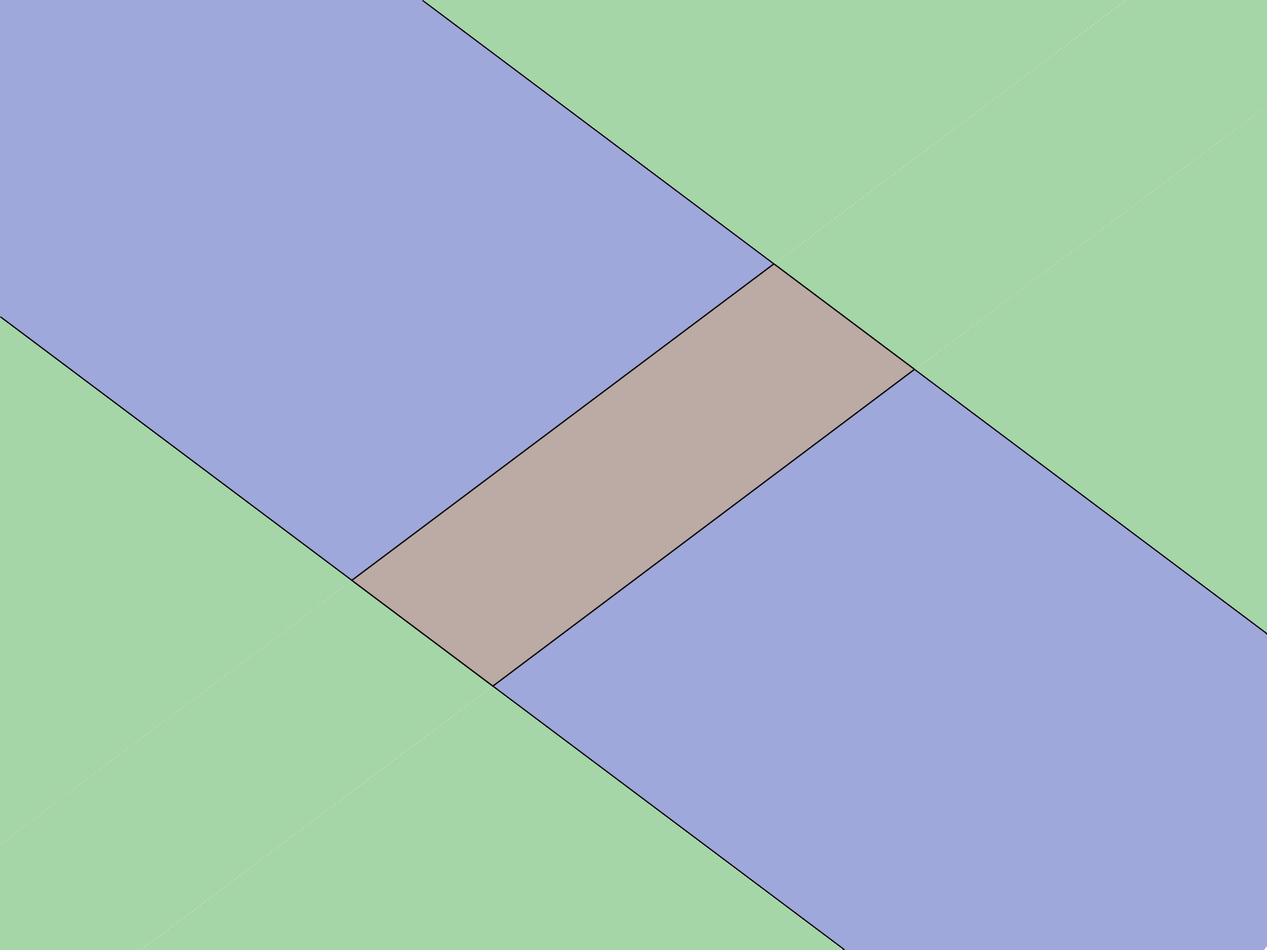
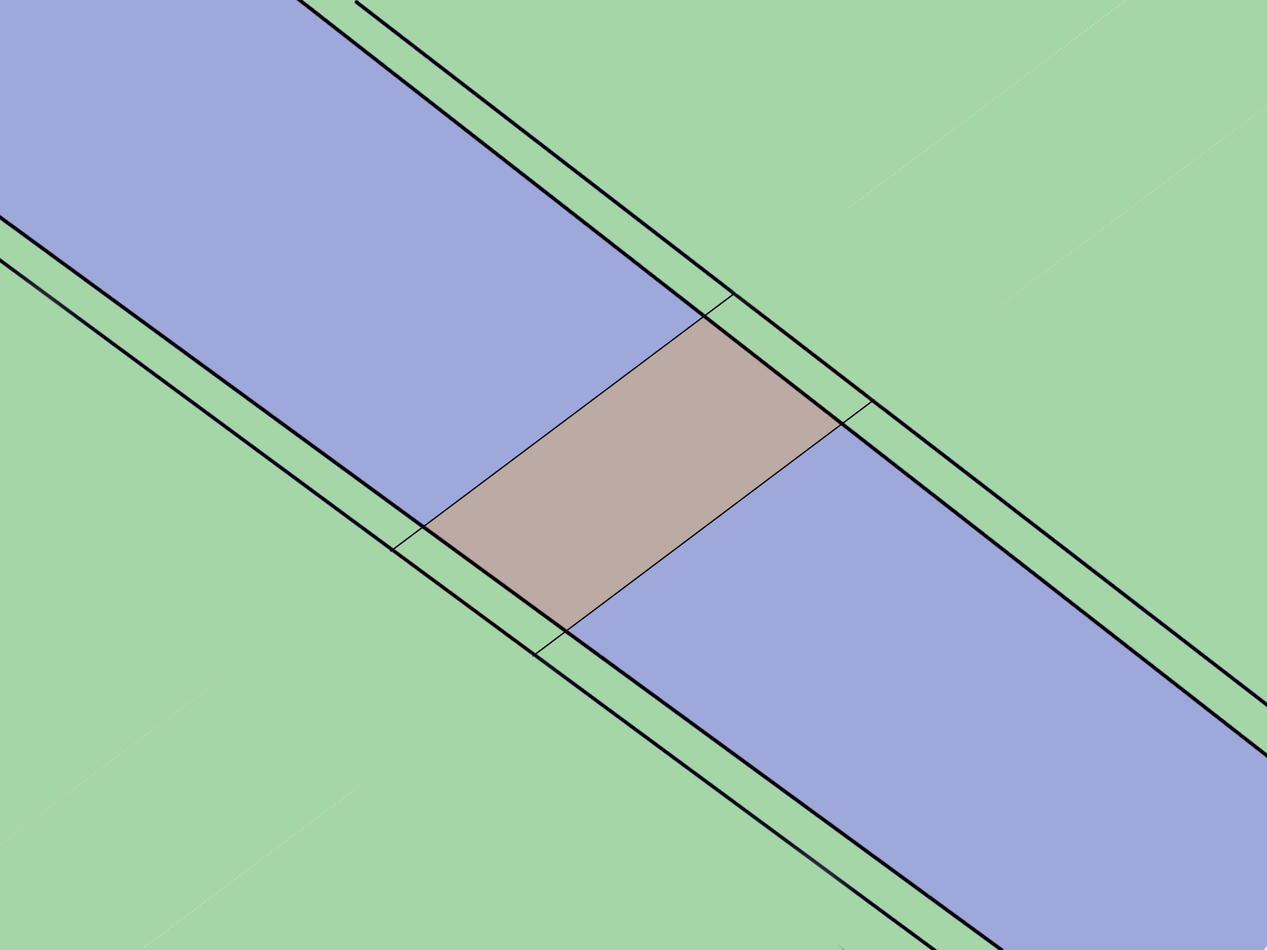
Comparing the layer stacks of the two 1267×950 images. Changes:
painted on "bg" over [0, 0, 1267, 950]
